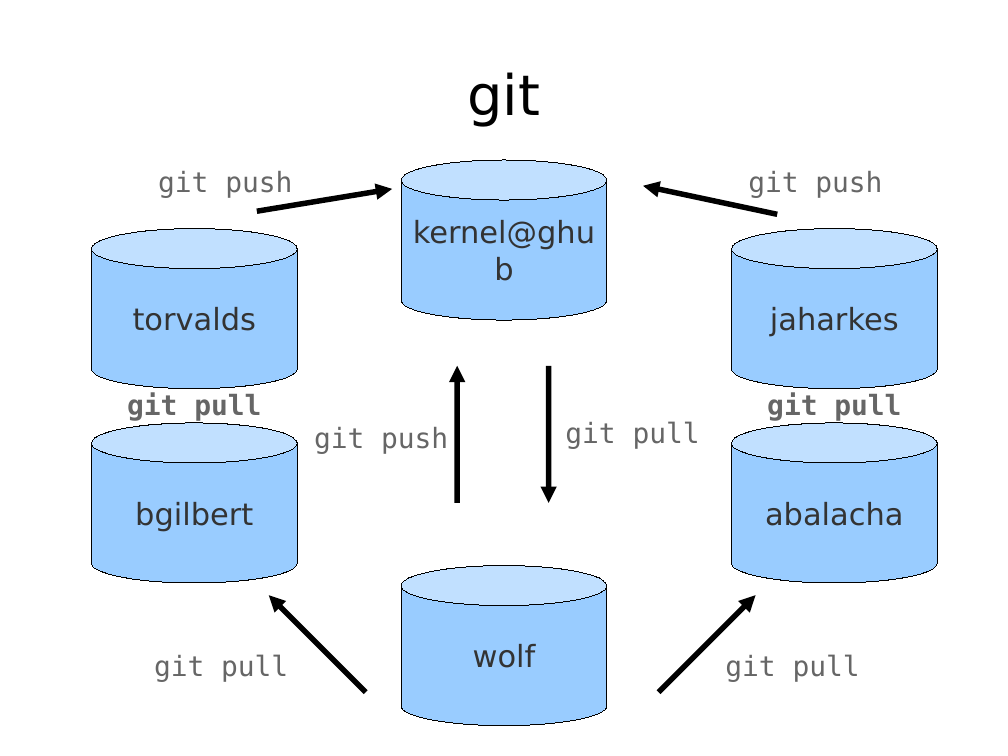
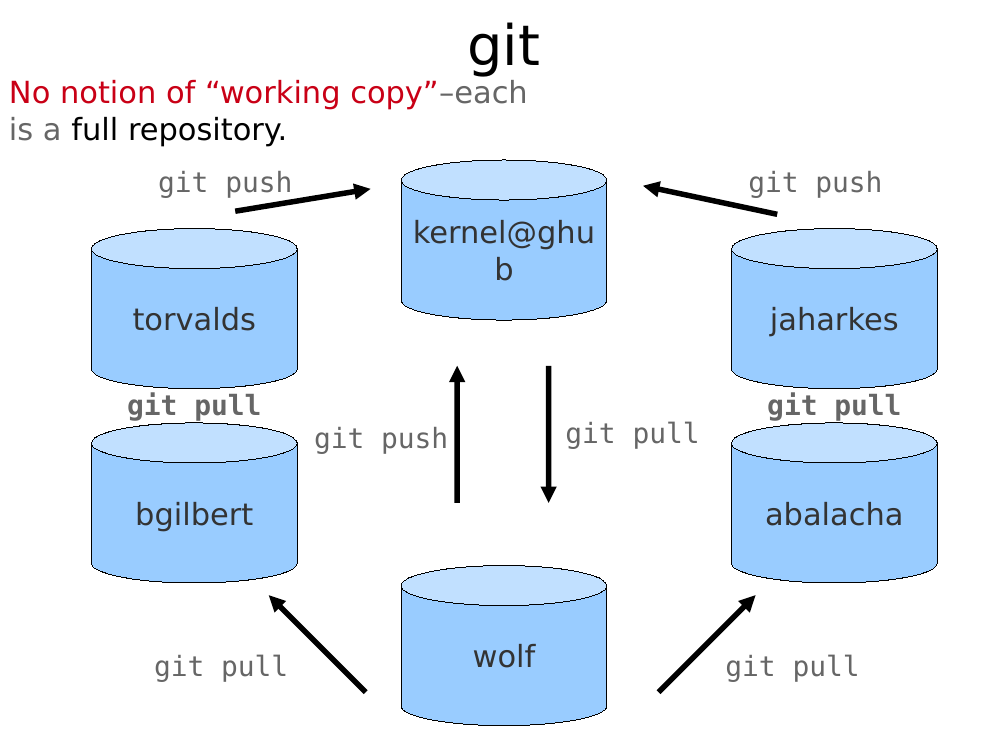
Before and after one commit to theonewolf/15-441-Recitation-Sessions, a slide deck: slide 23 of recitation2/src/recitation2.odp (slide 21 before the commit). Drawn at 1008x756 pixels with LibreOffice and Linux fonts; fonts in the diff are those of the drawing. Boxes give left, top, right and bottom in pixels: in the first picture for what was removed or moved away, otherwise in the second. Text is boxed around its words. In the diff, an @@ line names an element or a change of style, - is before the commit and + after.

```diff
--- a/recitation2/src/recitation2.odp
+++ b/recitation2/src/recitation2.odp
@@ title "git": place and size @@
-title "git" at box(467, 72, 540, 127)
+title "git" at box(467, 22, 540, 76)
@@ text added at box(9, 79, 528, 146), 24 pt, text #C90016 @@
+No notion of “working copy”–each
+is a full repository.
@@ arrow moved from (257, 211) - (392, 189) to (235, 211) - (370, 189) @@
```
Also in this commit, not shown: 5 other slides changed, 10 slides added, 9 slides removed, 4 other files.
